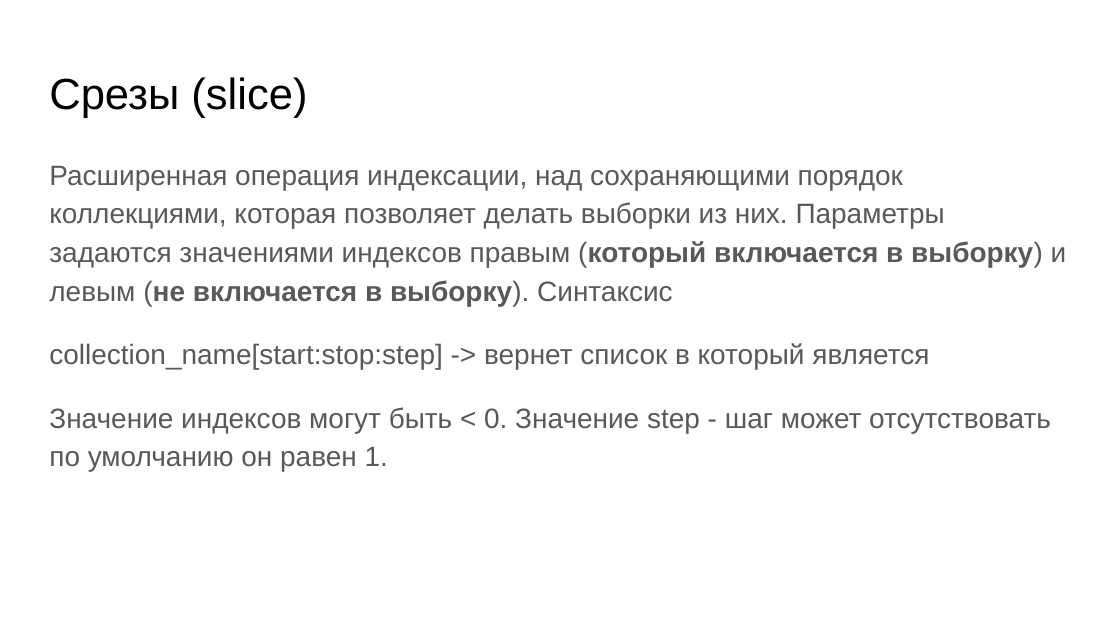
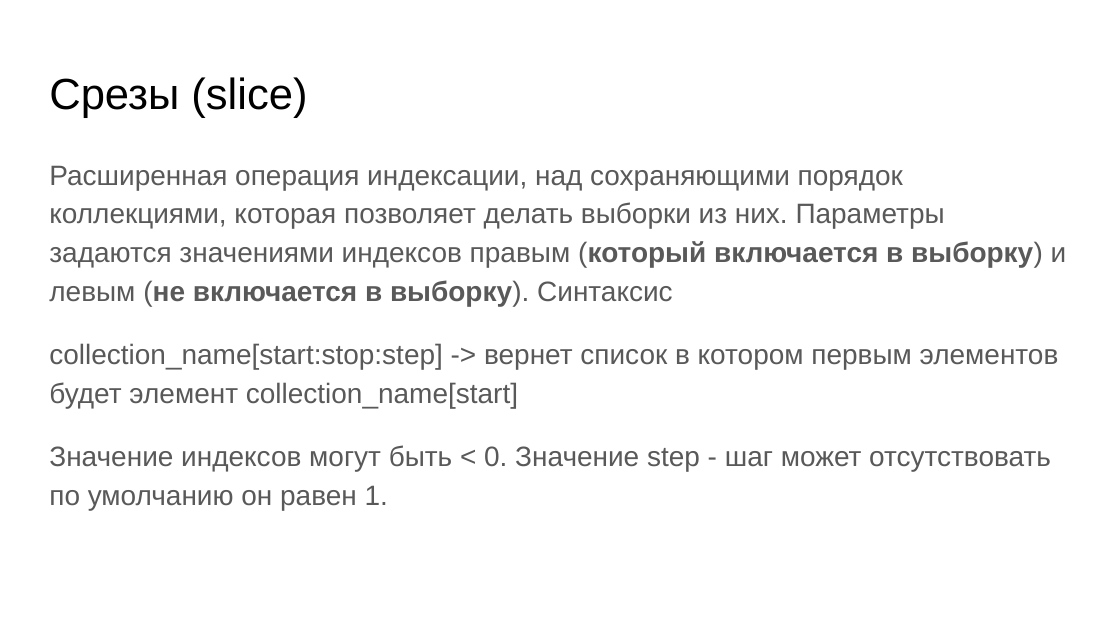
Before and after one commit to skhayrulin/python_course, a slide deck: slide 41 of lecture/Lecture5.pptx (slide 17 before the commit). Drawn at 1120x630 pixels with LibreOffice and Linux fonts; fonts in the diff are those of the drawing. Boxes give left, top, right and bottom in pixels: in the first picture for what was removed or moved away, otherwise in the second. Text is boxed around its words. In the diff, an @@ line names an element or a change of style, - is before the commit and + after.

Commit message:
Upd lecture 5

```diff
--- a/lecture/Lecture5.pptx
+++ b/lecture/Lecture5.pptx
@@ text at [49, 343, 1059, 408]: text changed @@
-collection_name[start:stop:step] -> вернет список в который является
+collection_name[start:stop:step] -> вернет список в котором первым элементов будет элемент collection_name[start]
@@ text at [49, 445, 1051, 510]: more space between paragraphs @@
```
Also in this commit, not shown: 1 other slide changed, 27 slides added, 3 slides removed, 1 other file.
